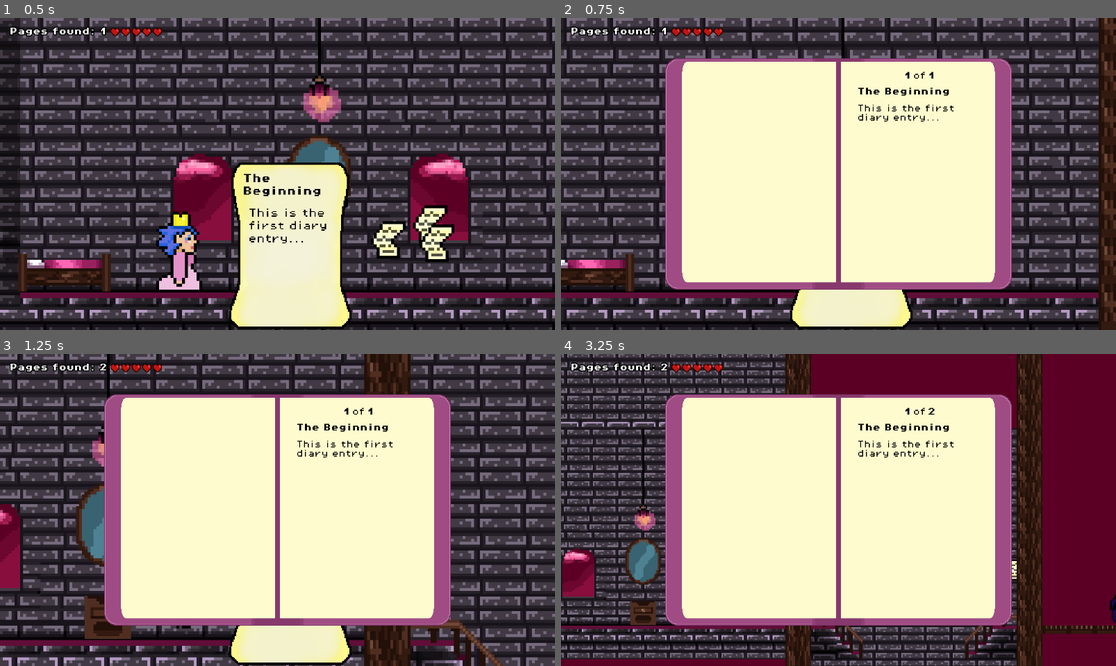
Above: before the commit, frames 1-4 (two rows, left to right).
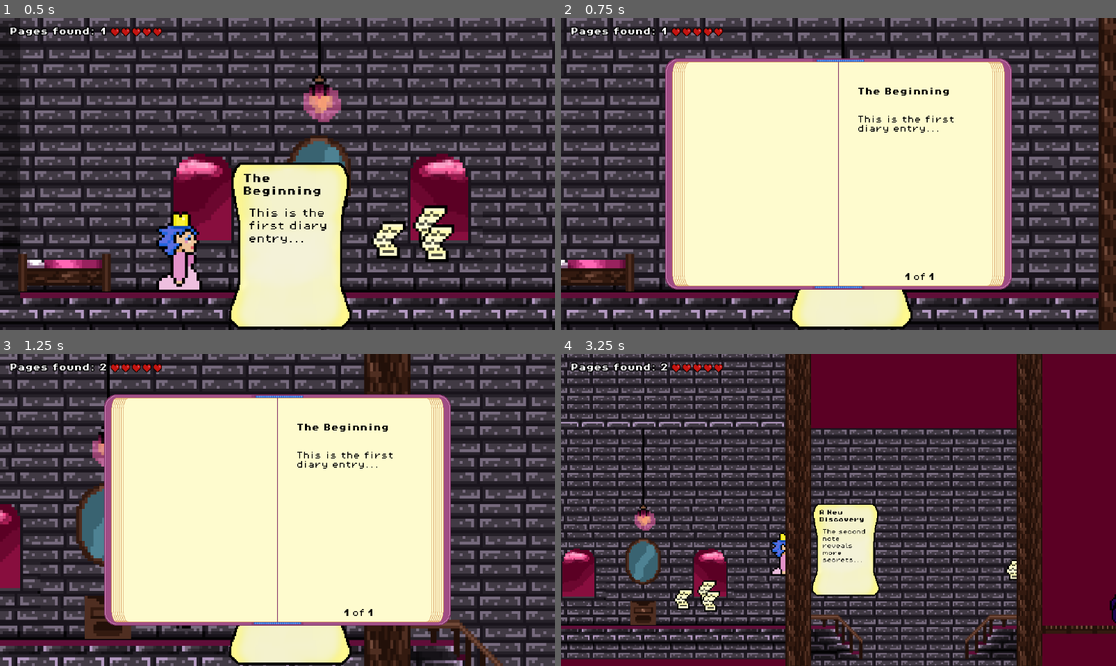
Above: after the commit, the same moments.

Repository: Gert1337/Game1
Game: Godot game, scene res://scenes/game.tscn
The game is run twice, just before and just after one commit, with the same random seed, the same clock (stepped at 60 frames per second) and the same inputs.
Inputs:
- Up to frame 1 (0.5 s): no input
- Up to frame 2 (0.75 s): hold Right (move_right) from 0.53 s (still down); hold B (Open Diary) from 0.53 s (still down)
- Up to frame 3 (1.25 s): keep holding Right (move_right); keep holding B (Open Diary); tap Space (jump) at 0.77 s
- Up to frame 4 (3.25 s): release B (Open Diary) at 1.28 s; tap C (CloseDiaryPage) at 1.35 s; tap Space (jump) at 1.52, 3.02 s; tap B (Open Diary) at 1.55, 3.05 s; release Right (move_right) at 2.03 s; hold Left (move_left) 2.03-2.78 s; hold B (Open Diary) 2.03-2.78 s; hold Right (move_right) from 2.78 s (still down); tap Z (shoot) at 2.85 s

Frame 1 is identical in both runs. In frame 2, 4.9% of the frame differs, in the area x 20-80%, y 13-87%; in frame 3, 4.9%; in frame 4, 44%, in the area x 18-82%, y 12-88%.

Commit message:
moved opening and closing the dairy to the gamemanager, make it open and close on the same letter, make prettyer book background, small changes in the order of the code

Diff:
--- a/scenes/dairy_UI.tscn
+++ b/scenes/dairy_UI.tscn
@@ -58,39 +58,10 @@
 size_flags_vertical = 0
 
 [node name="TextControl" type="Control" parent="CenterContainer/Panel/MarginContainer"]
-custom_minimum_size = Vector2(288, 400)
+custom_minimum_size = Vector2(288, 446)
 layout_mode = 2
 size_flags_horizontal = 8
 size_flags_vertical = 0
-
-[node name="HBoxContainer" type="HBoxContainer" parent="CenterContainer/Panel/MarginContainer/TextControl"]
-layout_mode = 1
-anchors_preset = 5
-anchor_left = 0.5
-anchor_right = 0.5
-offset_left = -20.0
-offset_right = 20.0
-offset_bottom = 40.0
-grow_horizontal = 2
-
-[node name="Quanty" type="Label" parent="CenterContainer/Panel/MarginContainer/TextControl/HBoxContainer"]
-layout_mode = 2
-theme_override_colors/font_color = Color(0.0117647, 0.0117647, 0.00784314, 1)
-theme_override_fonts/font = ExtResource("3_pyx8b")
-theme_override_font_sizes/font_size = 16
-text = "1"
-
-[node name="of" type="Label" parent="CenterContainer/Panel/MarginContainer/TextControl/HBoxContainer"]
-layout_mode = 2
-theme_override_colors/font_color = Color(0.0117647, 0.0117647, 0.00784314, 1)
-theme_override_fonts/font = ExtResource("4_y5711")
-text = "of"
-
-[node name="Amount" type="Label" parent="CenterContainer/Panel/MarginContainer/TextControl/HBoxContainer"]
-layout_mode = 2
-theme_override_colors/font_color = Color(0.0117647, 0.0117647, 0.00784314, 1)
-theme_override_fonts/font = ExtResource("3_pyx8b")
-text = "1"
 
 [node name="Titel" type="Label" parent="CenterContainer/Panel/MarginContainer/TextControl"]
 layout_mode = 1
@@ -123,3 +94,35 @@
 autowrap_mode = 2
 clip_text = true
 text_overrun_behavior = 3
+
+[node name="HBoxContainer" type="HBoxContainer" parent="CenterContainer/Panel/MarginContainer/TextControl"]
+layout_mode = 1
+anchors_preset = 7
+anchor_left = 0.5
+anchor_top = 1.0
+anchor_right = 0.5
+anchor_bottom = 1.0
+offset_left = -33.0
+offset_top = -16.0
+offset_right = 33.0
+grow_horizontal = 2
+grow_vertical = 0
+
+[node name="Quanty" type="Label" parent="CenterContainer/Panel/MarginContainer/TextControl/HBoxContainer"]
+layout_mode = 2
+theme_override_colors/font_color = Color(0.0117647, 0.0117647, 0.00784314, 1)
+theme_override_fonts/font = ExtResource("3_pyx8b")
+theme_override_font_sizes/font_size = 16
+text = "1"
+
+[node name="of" type="Label" parent="CenterContainer/Panel/MarginContainer/TextControl/HBoxContainer"]
+layout_mode = 2
+theme_override_colors/font_color = Color(0.0117647, 0.0117647, 0.00784314, 1)
+theme_override_fonts/font = ExtResource("4_y5711")
+text = "of"
+
+[node name="Amount" type="Label" parent="CenterContainer/Panel/MarginContainer/TextControl/HBoxContainer"]
+layout_mode = 2
+theme_override_colors/font_color = Color(0.0117647, 0.0117647, 0.00784314, 1)
+theme_override_fonts/font = ExtResource("3_pyx8b")
+text = "1"
--- a/scripts/dairy_ui.gd
+++ b/scripts/dairy_ui.gd
@@ -41,6 +41,9 @@
 		if current_page > 0:
 			current_page -=1
 			show_page(current_page)
-	if event.is_action_pressed("cancel"):
-		print("cancel")
-		hide()
+	#if event.is_action_pressed("Open Diary"):
+		#print("cancel")
+		#hide()
+
+func hide_diary():
+	hide()
--- a/scripts/game_manager.gd
+++ b/scripts/game_manager.gd
@@ -5,6 +5,7 @@
 var showing_diary_page = false
 var queued_notes: Array = []
 var diary_entries_storage = []
+var diary_visible = false
 var health = 5
 @onready var score_label: Label = $ScoreLabel
 @onready var health_label: Label = $HealthLabel
@@ -14,23 +15,17 @@
 signal note_dismissed
 const DAIRY_UI = preload("res://scenes/dairy_UI.tscn")
 var diary_ui_instance
-
+var input_blocked: bool = false
+var input_block_timer: Timer
+var block_timer_wait_time: float = 0.3
 
 func _ready():
 	update_health_display()
-	 # Sørger for, at UI starter med at vise hjerter
-func _input(event: InputEvent) -> void:
-	if event.is_action("Open Diary"):
-		open_diary()
-
-func open_diary():
-		diary_ui_instance = DAIRY_UI.instantiate()
-		get_tree().current_scene.add_child(diary_ui_instance)
-	 # Add it to the scene tree (or add it to a specific parent node)
-		diary_ui_instance.open_diary()
-
-func _process(delta: float) -> void:
-	score_label.text ="Pages found: "  + str(diary_page_log)
+	input_block_timer = Timer.new()
+	input_block_timer.one_shot = true
+	input_block_timer.wait_time = block_timer_wait_time  # Cooldown duration
+	add_child(input_block_timer)
+	input_block_timer.timeout.connect(_on_input_block_timeout)
 
 func reset_game_state():
 	diary_page_log = 0
@@ -40,8 +35,37 @@
 	showing_diary_page = false
 	health = 5
 	update_health_display()
+	get_tree().reload_current_scene()
 
-	get_tree().reload_current_scene()
+func _on_input_block_timeout() -> void:
+	input_blocked = false
+
+func _input(event: InputEvent) -> void:
+	if input_blocked:
+		return
+	if event.is_action("Open Diary"):
+		input_blocked = true
+		input_block_timer.start()
+		if not diary_visible:
+			open_diary()
+			diary_visible = true
+		else:
+			diary_ui_instance.hide_diary()
+			diary_visible = false
+	if event.is_action("cancel"):
+		diary_ui_instance.hide_diary()
+		diary_visible = false
+
+func open_diary():
+		diary_ui_instance = DAIRY_UI.instantiate()
+		get_tree().current_scene.add_child(diary_ui_instance)
+	 # Add it to the scene tree (or add it to a specific parent node)
+		diary_ui_instance.open_diary()
+		diary_visible = true
+
+func _process(delta: float) -> void:
+	score_label.text ="Pages found: "  + str(diary_page_log)
+
 
 func add_diary_page_to_log():
 	add_to_diary_index()
Binary file changed: assets/sprites/DiaryUI.png
